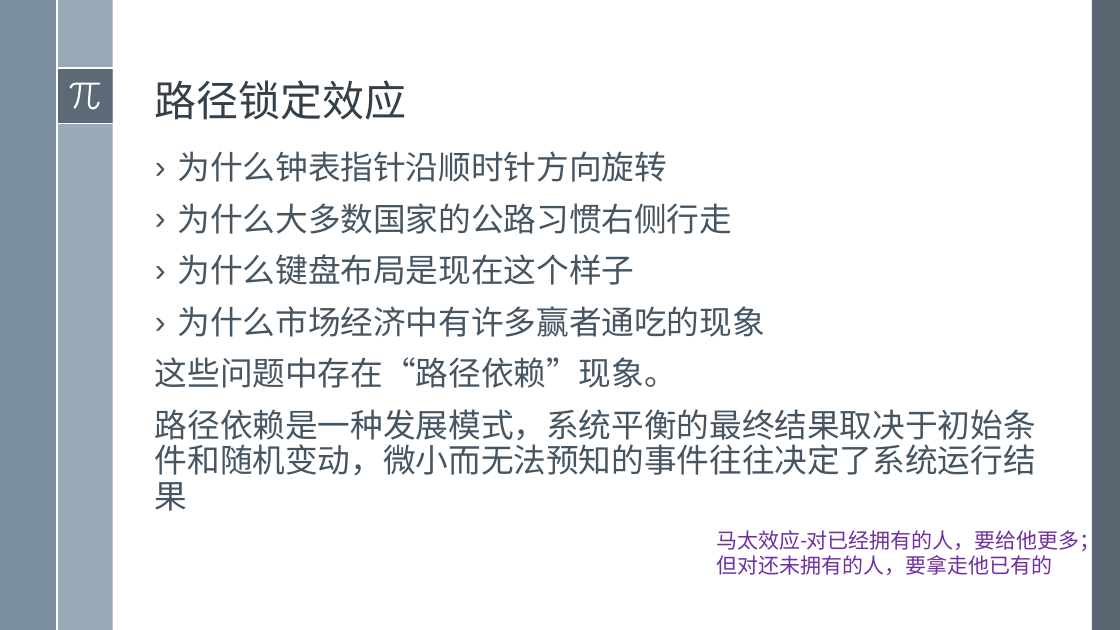
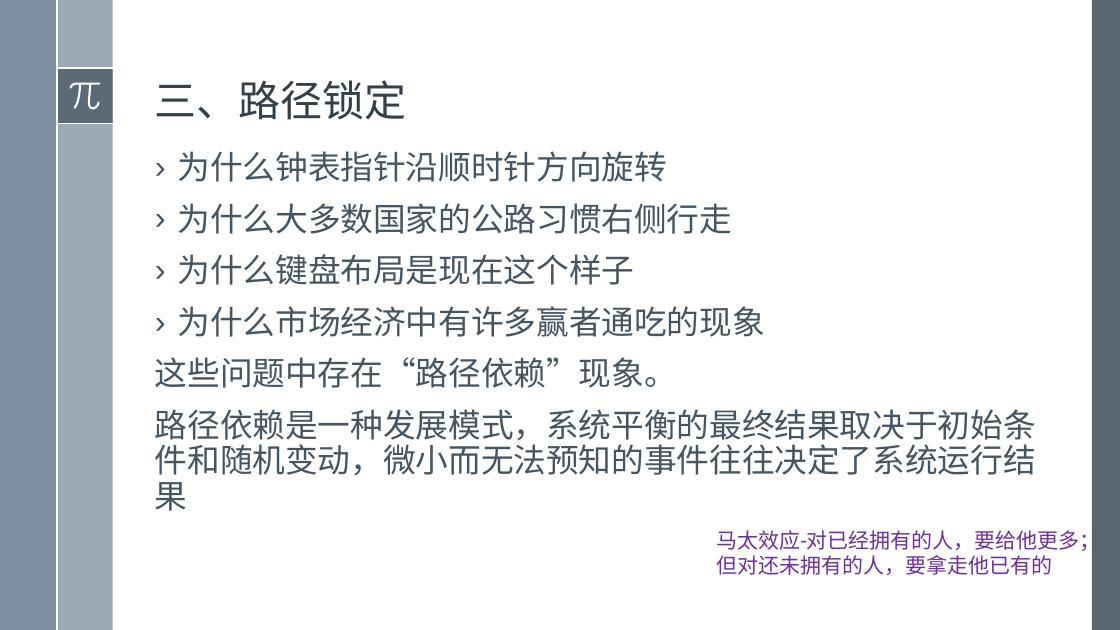
Before and after one commit to exoplanetX/SystemDynamics, a slide deck: slide 14 of 系统仿真-10- 正反馈和路径依赖（编写中）.pptx (slide 7 before the commit). Drawn at 1120x630 pixels with LibreOffice and Linux fonts; fonts in the diff are those of the drawing. Boxes give left, top, right and bottom in pixels: in the first picture for what was removed or moved away, otherwise in the second. Text is boxed around its words. In the diff, an @@ line names an element or a change of style, - is before the commit and + after.

```diff
--- a/系统仿真-10- 正反馈和路径依赖（编写中）.pptx
+++ b/系统仿真-10- 正反馈和路径依赖（编写中）.pptx
@@ title at [155, 80, 407, 120]: text changed @@
-路径锁定效应
+三、路径锁定
```
Also in this commit, not shown: 5 other slides changed, 1 slide added, 2 slides removed, 1 other file.
